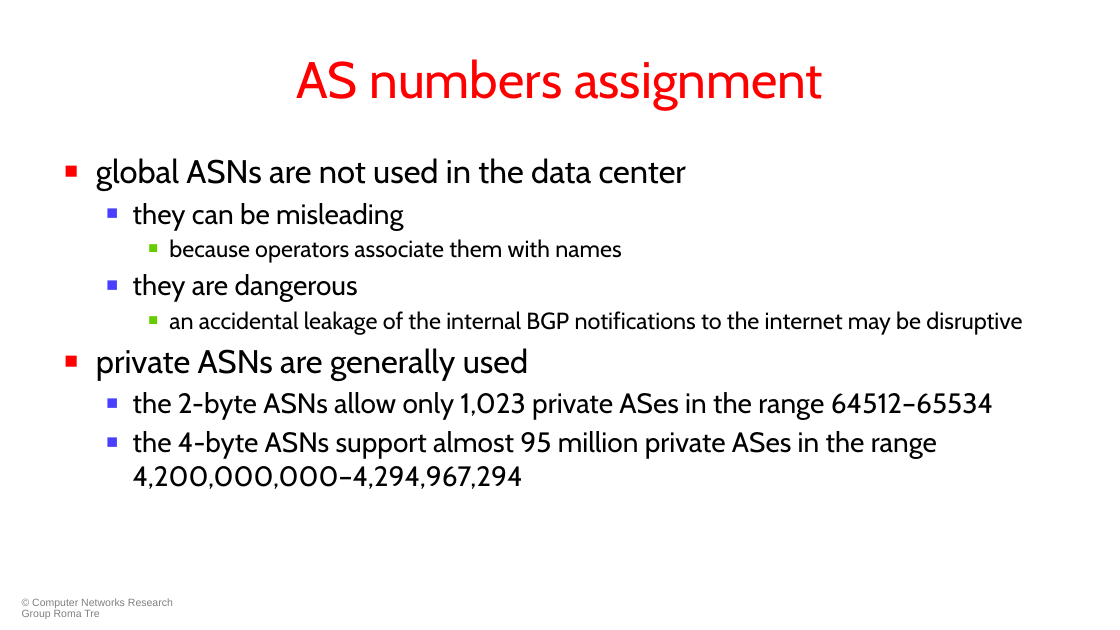
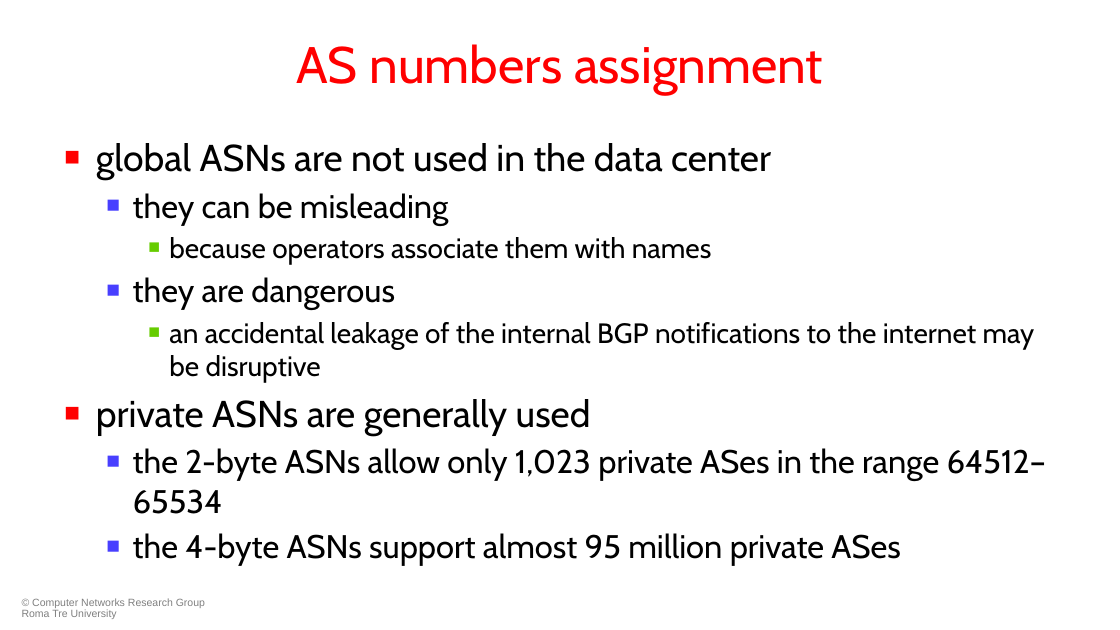
Before and after one commit to KatharaFramework/Kathara-Labs, a slide deck: slide 11 of main-labs/data-center-routing/data-center-bgp/051-kathara-lab_data-center-bgp.pptx. Drawn at 1120x630 pixels with LibreOffice and Linux fonts; fonts in the diff are those of the drawing; background and template pictures are left out. Boxes give left, top, right and bottom in pixels: in the first picture for what was removed or moved away, otherwise in the second. Text is boxed around its words. In the diff, an @@ line names an element or a change of style, - is before the commit and + after.

```diff
--- a/main-labs/data-center-routing/data-center-bgp/051-kathara-lab_data-center-bgp.pptx
+++ b/main-labs/data-center-routing/data-center-bgp/051-kathara-lab_data-center-bgp.pptx
@@ title "AS numbers assignment": place and size @@
-title "AS numbers assignment" at bbox=[296, 59, 823, 109]
+title "AS numbers assignment" at bbox=[296, 44, 823, 94]
@@ text "global ASNs are not used ...": place and size @@
-text "global ASNs are not used ..." at bbox=[96, 158, 1022, 489]
+text "global ASNs are not used ..." at bbox=[96, 143, 1047, 566]
@@ text at bbox=[96, 143, 1047, 514]: size 28 to 32 pt in "global ASNs are not used in the ...", "private ASNs are generally used"; size 24 to 28 pt in "they can be misleading", "they are dangerous", "the 2-byte ASNs allow only 1,023 private ..."; size 20 to 24 pt in "because operators associate them with names", "an accidental leakage of the internal BGP ..." @@
@@ text at bbox=[133, 533, 900, 566]: text changed; size 24 to 28 pt @@
-  ■ the 4-byte ASNs support almost 95 million private ASes in the range 4,200,000,000–4,294,967,294
+  ■ the 4-byte ASNs support almost 95 million private ASes
@@ text at bbox=[22, 598, 205, 619]: text changed @@
-© Computer Networks Research Group Roma Tre
+© Computer Networks Research Group Roma Tre University
```
Also in this commit, not shown: 39 other slides changed, 1 slide removed, 4 other files.
